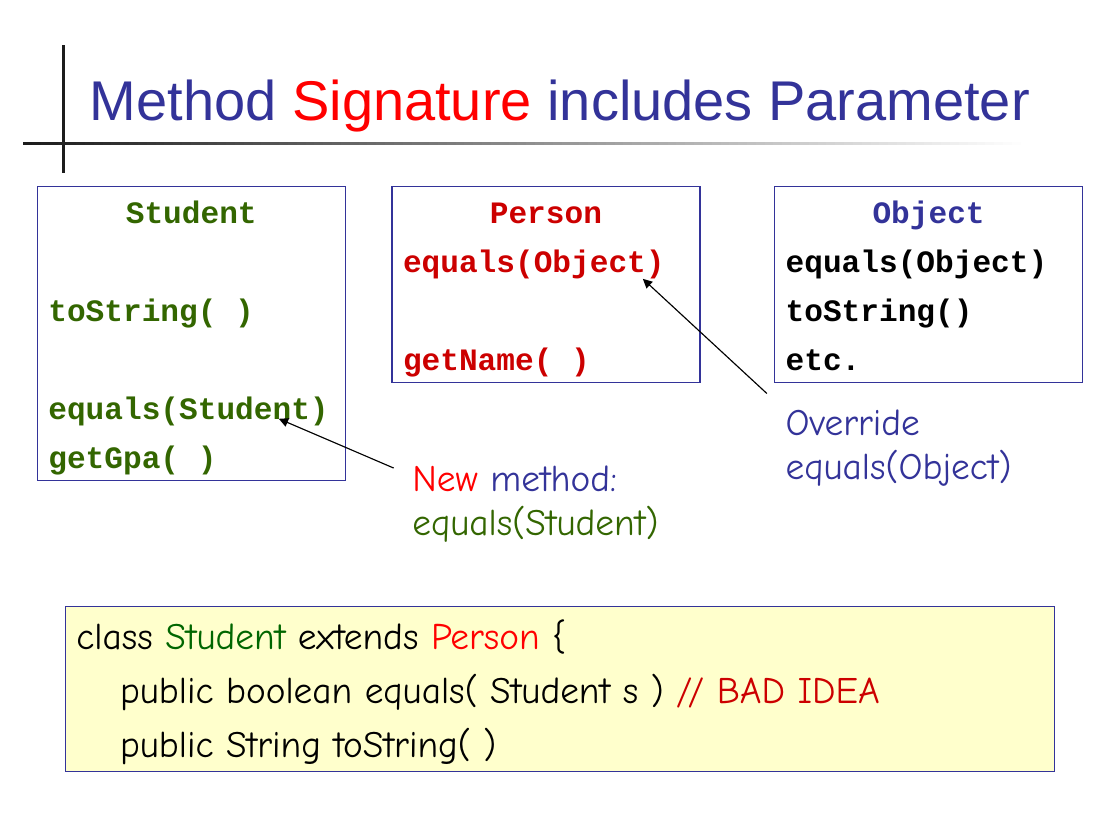
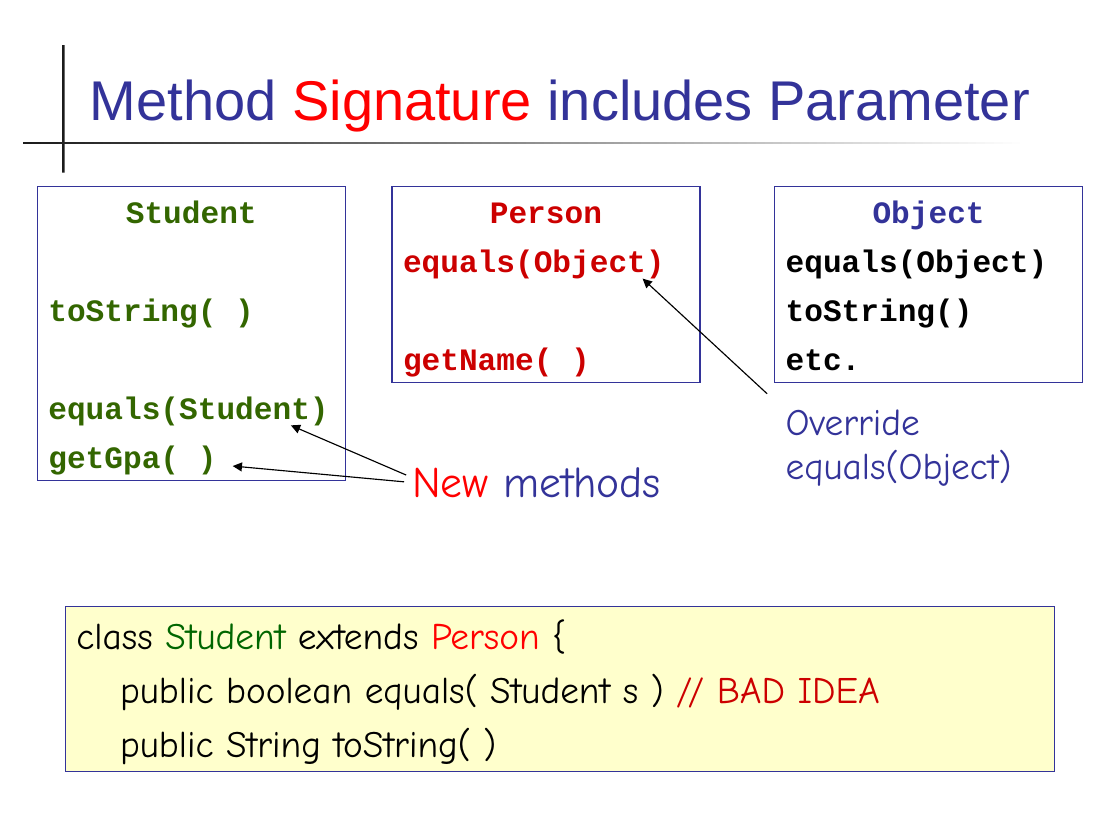
Before and after one commit to skeoop/skeoop.github.io, a slide deck: slide 8 of week1/4-Reference as Remote Control.ppt. Drawn at 1120x840 pixels with LibreOffice and Linux fonts; fonts in the diff are those of the drawing. Boxes give left, top, right and bottom in pixels: in the first picture for what was removed or moved away, otherwise in the second. Text is boxed around its words. In the diff, an @@ line names an element or a change of style, - is before the commit and + after.

```diff
--- a/week1/4-Reference as Remote Control.ppt
+++ b/week1/4-Reference as Remote Control.ppt
@@ arrow moved from (393, 468) - (279, 419) to (405, 475) - (291, 426) @@
@@ arrow added from (403, 482) to (233, 466), #000000 0.74 pt @@
@@ text at (x1=412, y1=467, x2=661, y2=498): text changed; size 24 to 28 pt; text colour #336600 to #333399 @@
-New method: equals(Student)
+New methods
```
Also in this commit, not shown: 4 other slides changed, 1 slide added, 8 other files.
